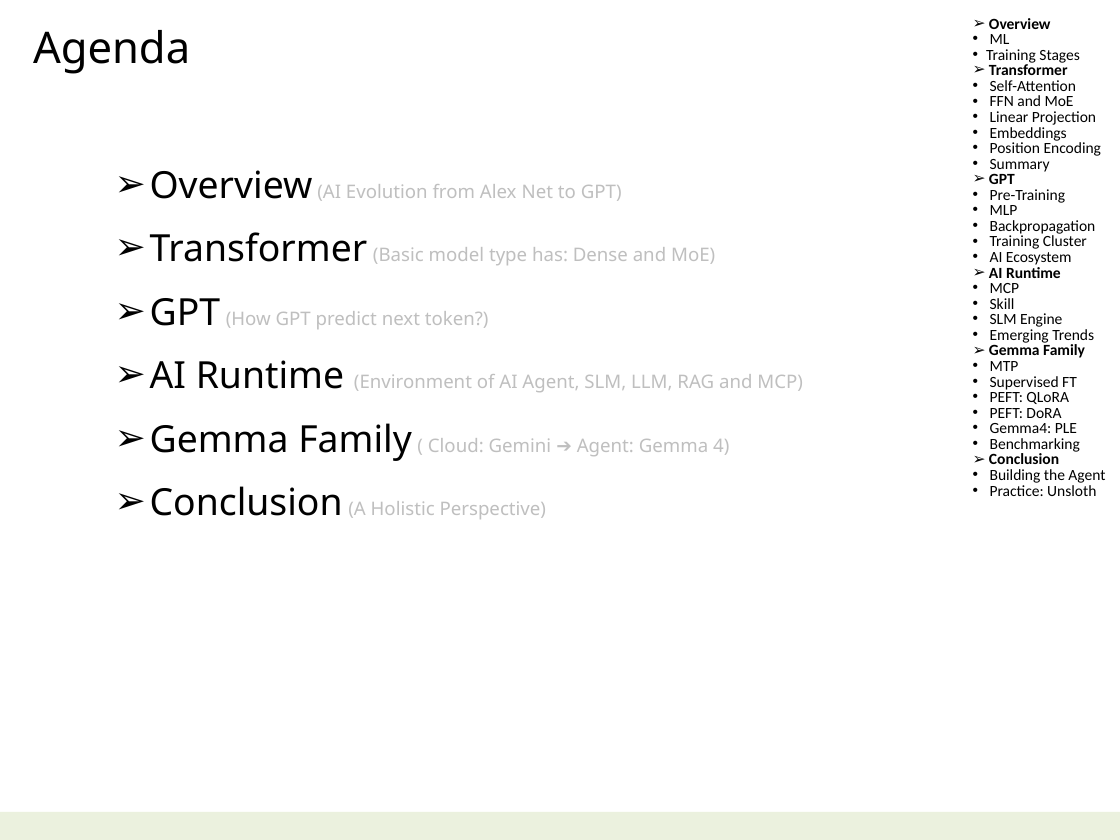
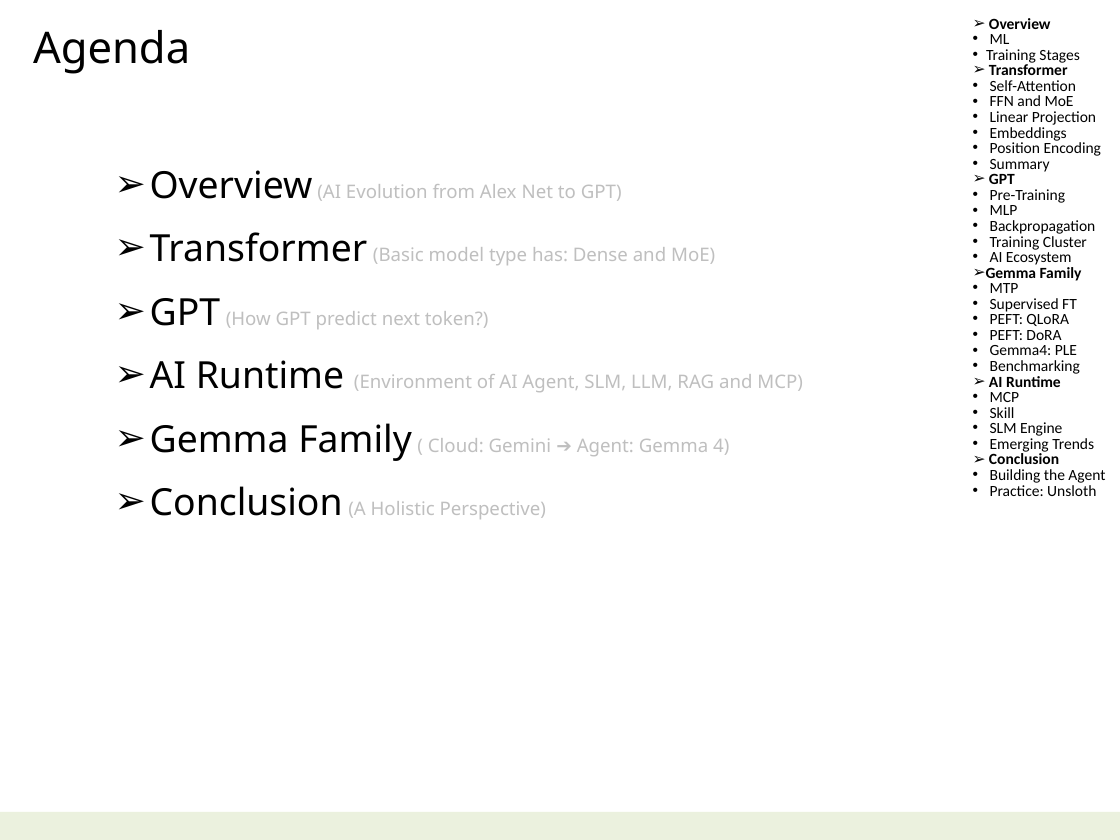
Before and after one commit to navibator/crazy-ai, a slide deck: slide 2 of ai-gemma.pptx. Drawn at 1120x840 pixels with LibreOffice and Linux fonts; fonts in the diff are those of the drawing. Boxes give left, top, right and bottom in pixels: in the first picture for what was removed or moved away, otherwise in the second. Text is boxed around its words. In the diff, an @@ line names an element or a change of style, - is before the commit and + after.

```diff
--- a/ai-gemma.pptx
+++ b/ai-gemma.pptx
@@ text at (x1=989, y1=264, x2=1094, y2=345): paragraphs removed @@
-➢ AI Runtime
-    • MCP
-    • Skill
-    • SLM Engine
-    • Emerging Trends
@@ text at (x1=989, y1=376, x2=1094, y2=454): paragraphs added @@
+➢ AI Runtime
+    • MCP
+    • Skill
+    • SLM Engine
+    • Emerging Trends
```
Also in this commit, not shown: 3 other slides changed, 1 other file.
